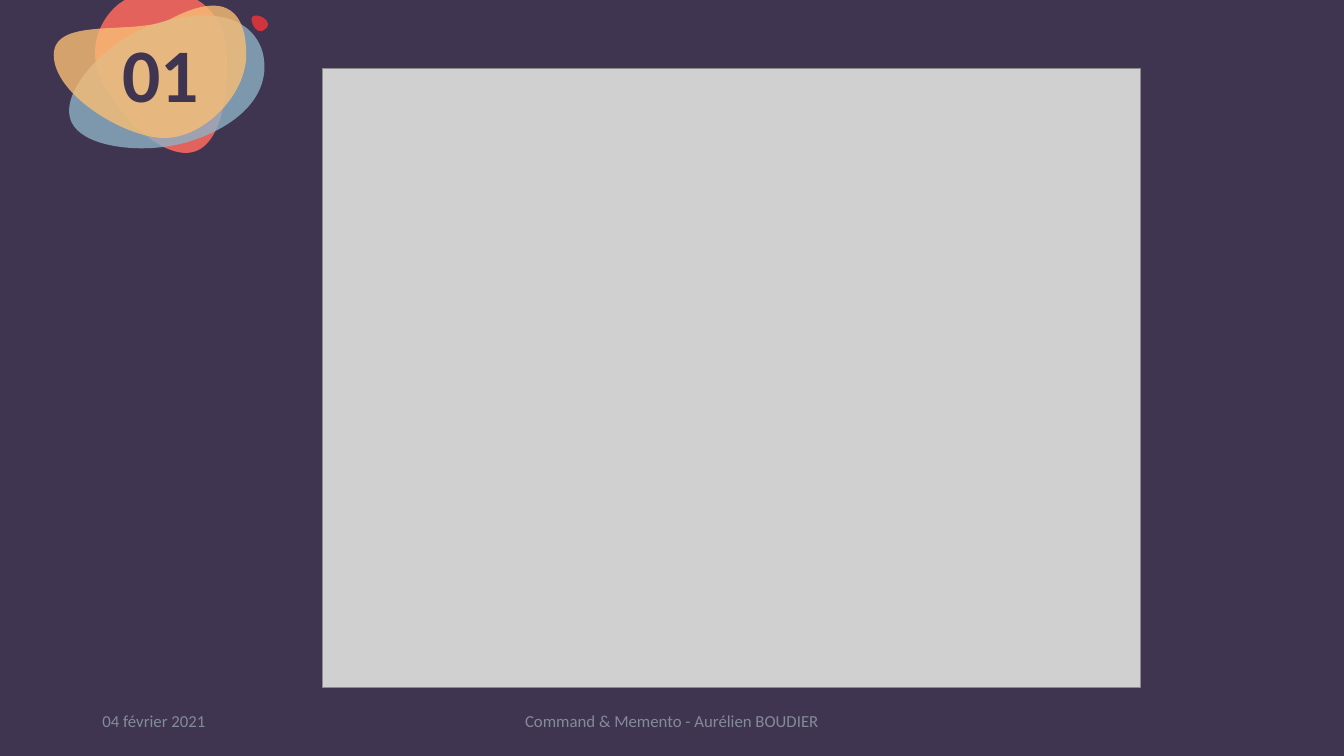
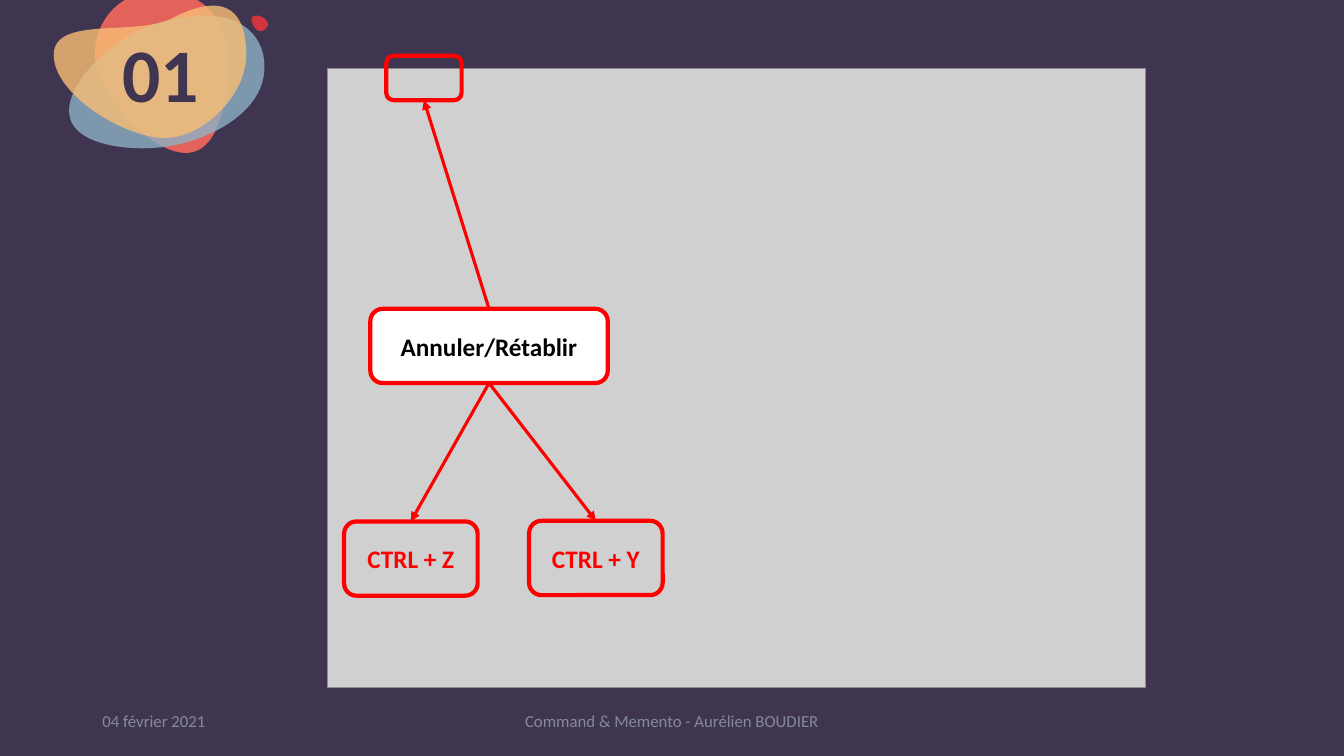
Before and after one commit to kyweez/CDA-14-DESIGN-PATTERN, a slide deck: slide 9 of 01-Powerpoint-presentation/PowerpointPresentation.pptx. Drawn at 1344x756 pixels with LibreOffice and Linux fonts; fonts in the diff are those of the drawing; grey boxes stand for pictures. Boxes give left, top, right and bottom in pixels: in the first picture for what was removed or moved away, otherwise in the second. Text is boxed around its words. In the diff, an @@ line names an element or a change of style, - is before the commit and + after.

```diff
--- a/01-Powerpoint-presentation/PowerpointPresentation.pptx
+++ b/01-Powerpoint-presentation/PowerpointPresentation.pptx
@@ rounded rectangle added at <box>386,55,462,100</box>, outline #FF0000 3 pt @@
@@ picture: place and size @@
-picture at <box>323,69,1140,689</box>
+picture at <box>328,69,1145,689</box>
@@ arrow added from (489, 309) to (424, 100), #FF0000 2.25 pt @@
@@ rounded rectangle added at <box>370,309,608,383</box>, fill #FFFFFF, outline #FF0000 3 pt, 18 pt, text #000000, bold @@
+Annuler/Rétablir
@@ arrow added from (489, 383) to (411, 521), #FF0000 2.25 pt @@
@@ arrow added from (489, 383) to (596, 521), #FF0000 2.25 pt @@
@@ rounded rectangle added at <box>344,521,478,596</box>, outline #FF0000 3 pt, 18 pt, text #FF0000, bold @@
+CTRL + Z
@@ rounded rectangle added at <box>529,521,663,596</box>, outline #FF0000 3 pt, 18 pt, text #FF0000, bold @@
+CTRL + Y
```
Also in this commit, not shown: 1 other slide changed, 5 slides added.
